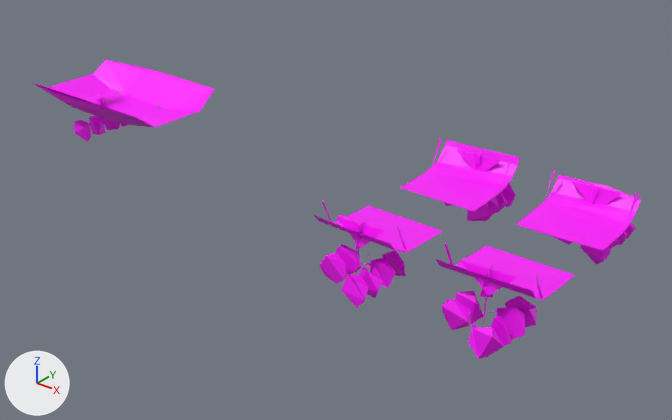
Renders of the glTF model public/models/c5.gear.glb from each side of a commit.
Before and after are seen from a camera (50 mm lens) standing at (10.8, -26.9, 6.6) and looking at (-11.4, 0.8, -10.6). The axes (+X, +Y, +Z) are drawn at lower left. The lights are the same throughout. The older version comes first.

Names of what the first picture shows: 'gear'.
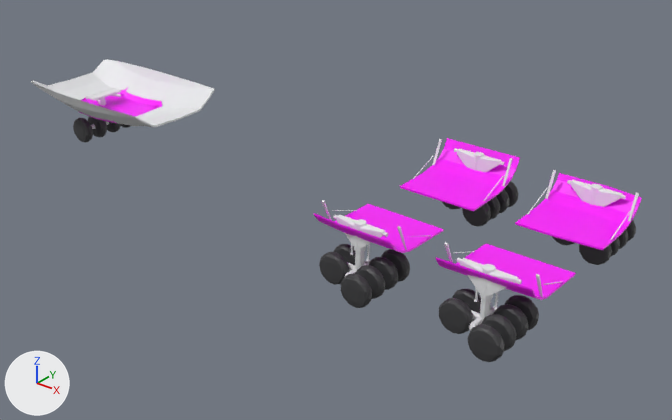
Edits to the bpy script that builds the scene:
```text
Change me_mesh_0:
    used by ob_gear; location = (0.0, 0.0, 0.0)
    remove me_mesh_0.from_pydata(...)  # 556 vertices, 776 faces; spans x -27.8..0.2, y -5.3..5.3, z -10.4..-7.5
    add me_mesh_0.from_pydata(...)  # 5720 vertices, 8981 faces; spans x -27.8..0.2, y -5.3..5.3, z -10.4..-7.5
    me_mesh_0 part 1: 16 vertices moved within x -8.3..0.2, y -4.4..3.9, z -9.8..-7.9; 4261 vertices added at x -8.3..0.2, y -5.3..5.3, z -10.4..-7.5
    me_mesh_0 part 2: 14 vertices moved within x -26.1..-25.2, y -2.4..2.4, z -10.3..-7.9; 862 vertices added at x -27.8..-19.9, y -2.6..2.6, z -10.4..-7.5
    me_mesh_0 part 3: 30 kept faces spanning x -25.7..0.2, y -3.8..3.8, z -8.6..-7.5 get new vertex colours; the middle colour goes from pink #ff00ff to white #e7e8ea
    other edits to the shape of me_mesh_0 do not show in these pictures
```

Pixel boxes (x1, y1, x2, y2) of what changed, in the pictures (672 x 420 px):
'gear', reshaped
    before: (33, 60, 641, 359)
    after: (31, 60, 642, 362)
part 1 of me_mesh_0, built on
    before: (315, 216, 535, 298)
    after: (314, 138, 642, 362)
part 2 of me_mesh_0, reshaped
    before: (33, 60, 208, 130)
    after: (31, 60, 215, 142)
part 3 of me_mesh_0, recoloured
    before: (93, 95, 512, 245)
    after: (322, 158, 512, 202)
